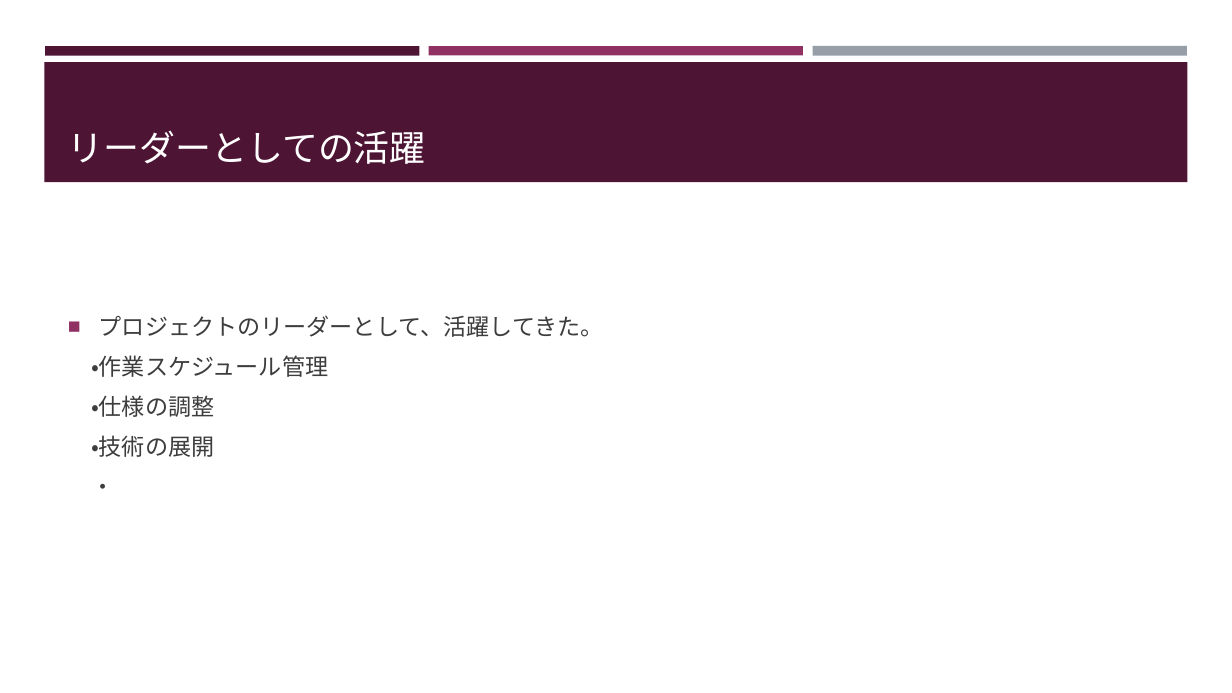
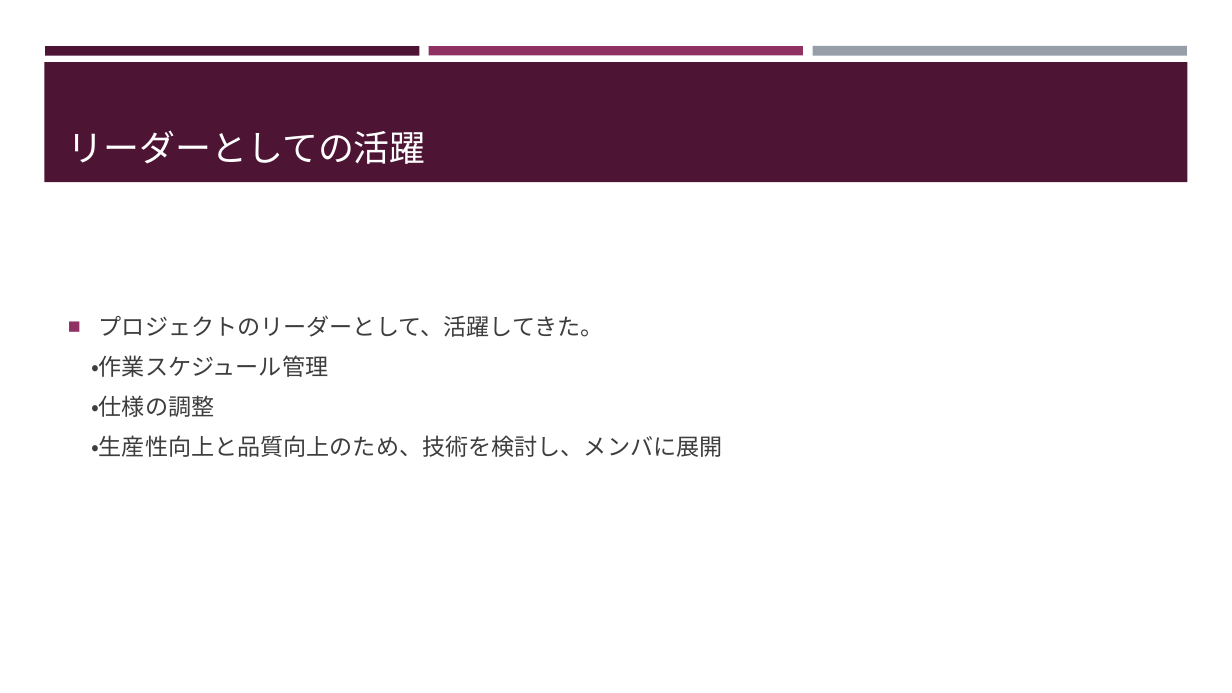
Before and after one commit to milo-bb/test, a slide deck: slide 2 of 昇格試験プレゼン(徐洋).pptx. Drawn at 1232x693 pixels with LibreOffice and Linux fonts; fonts in the diff are those of the drawing. Boxes give left, top, right and bottom in pixels: in the first picture for what was removed or moved away, otherwise in the second. Text is boxed around its words. In the diff, an @@ line names an element or a change of style, - is before the commit and + after.

```diff
--- a/昇格試験プレゼン(徐洋).pptx
+++ b/昇格試験プレゼン(徐洋).pptx
@@ text at (x1=91, y1=435, x2=723, y2=457): text changed @@
-・技術の展開
-・
+・生産性向上と品質向上のため、技術を検討し、メンバに展開
```
Also in this commit, not shown: 1 other slide changed, 1 other file.
